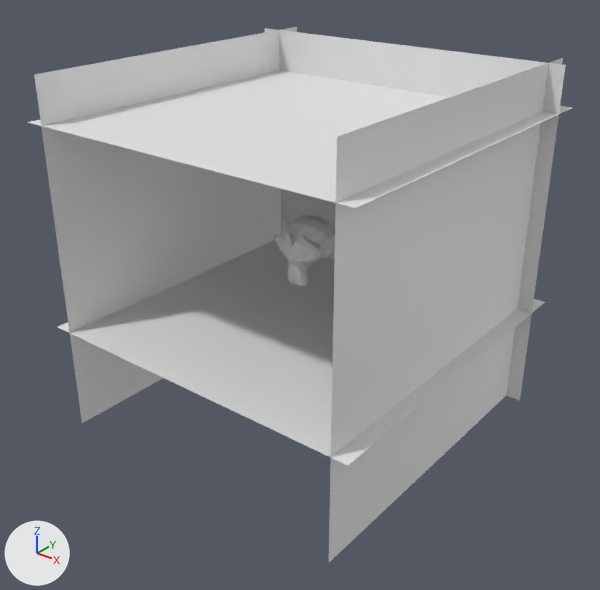
Renders of the glTF model Res/monkey.gltf from each side of a commit.
Camera for both pictures: a 50 mm lens placed at (14.33, -18.32, 9.73), pointed at (0.18, -0.63, -1.24). Lighting does not change. The marker at lower left points along +X, +Y and +Z. Where no turn or scale is listed for an object, it has been applied to the vertices.
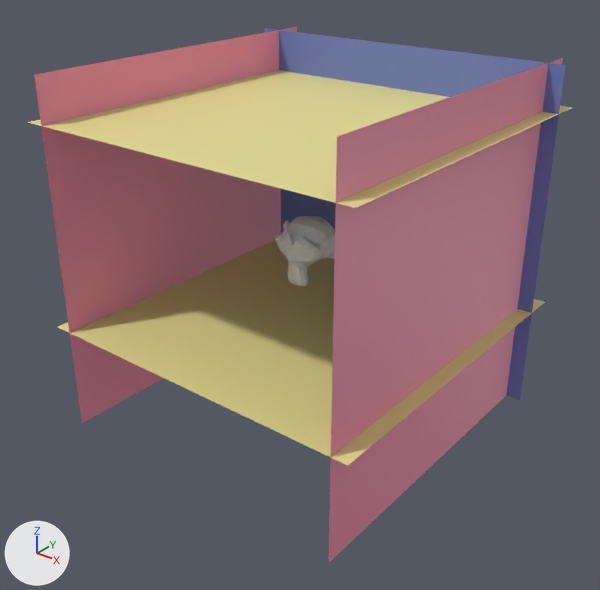
Where the newer file only moved an object's origin or applied its transform, the numbers keep the older frame.

Boxes (x1, y1, x2, y2) around the edits, measured in the pictures (600 x 590 px):
'Plane', recoloured
    both: (329, 58, 563, 562)
'Plane.002', recoloured
    both: (34, 27, 297, 423)
'Plane.004', recoloured (grey to yellow)
    both: (58, 240, 545, 466)
'Plane.001', recoloured
    both: (28, 70, 571, 208)
'Plane.003', recoloured (white to blue)
    both: (265, 28, 566, 400)

The change in detail:
Material 'Material.001' (mat_material_001) is new.
Its base color is (0.8, 0.736, 0.293) (yellow #e7df93).
Material 'Material.003' (mat_material_003) is new.
Its base color is (0.168, 0.221, 0.565) (blue #7281c6).
Material 'Material.004' (mat_material_004) is new.
Its base color is (0.8, 0.241, 0.359) (pink #e787a2).
me_plane_006 has 4 vertices, 2 faces and spans x 0.0, y -5.45..5.45, z -5.45..5.45.
me_plane_006 now uses material mat_material_004 (pink #e787a2).
me_plane_007 has 4 vertices, 2 faces and spans x -5.45..5.45, y -5.45..5.45, z 0.0.
me_plane_007 now uses material mat_material_001 (yellow #e7df93).
me_plane_008 has 4 vertices, 2 faces and spans x 0.0, y -5.45..5.45, z -5.45..5.45.
me_plane_008 now uses material mat_material_004 (pink #e787a2).
me_plane_009 has 4 vertices, 2 faces and spans x -5.45..5.45, y 0.0, z -5.45..5.45.
me_plane_009 now uses material mat_material_003 (blue #7281c6).
me_plane_010 has 4 vertices, 2 faces and spans x -5.45..5.45, y -5.45..5.45, z 0.0.
me_plane_010 now uses material mat_material_001 (yellow #e7df93).
